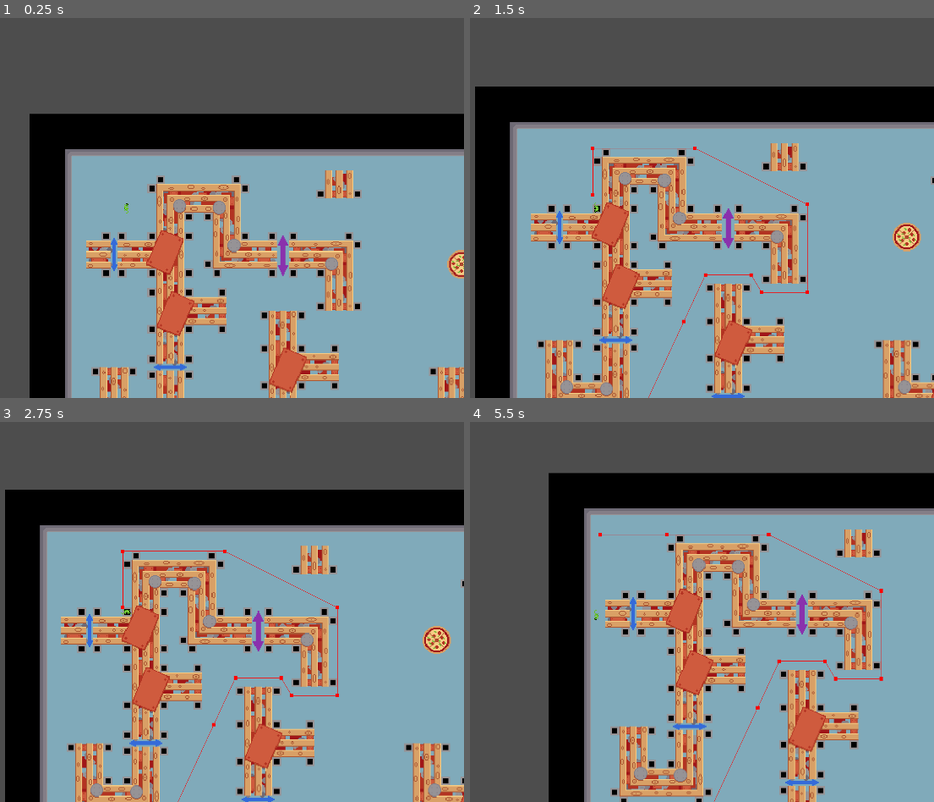
Above: before the commit, frames 1-4 (two rows, left to right).
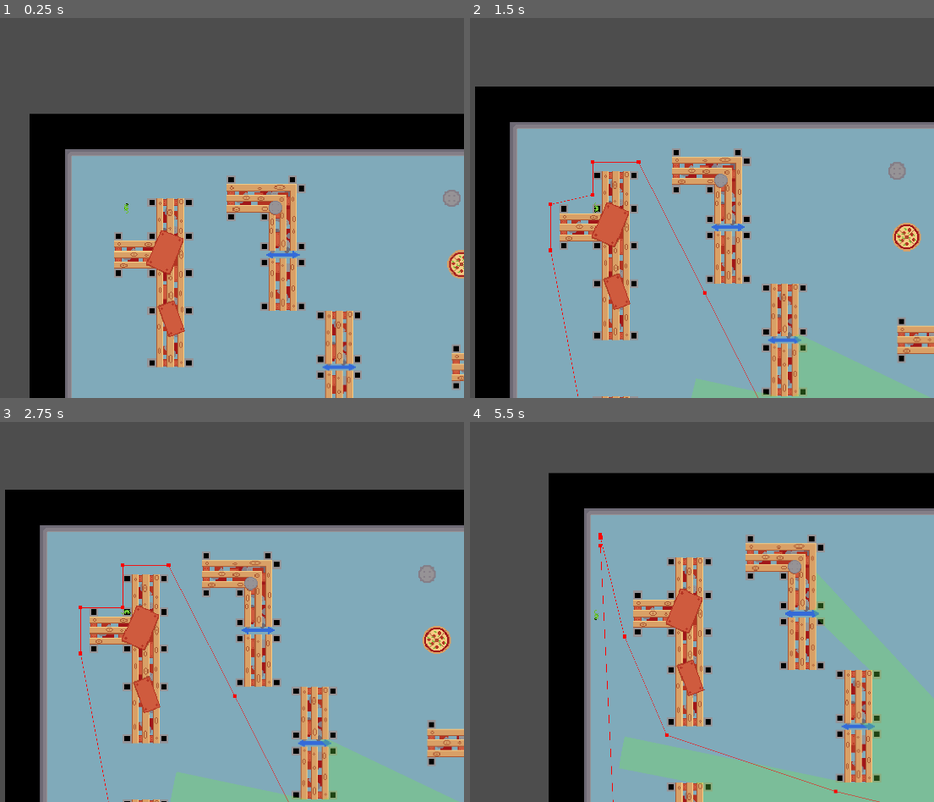
Above: after the commit, the same moments.

Repository: nvbeusekom/GMTK2024
Game: Godot game, scene res://Scenes/main.tscn
Two runs of this game, one before a commit and one after it. Both use one fixed random seed, a clock stepped at 60 frames per second and the inputs below. The engine's default icon, where the game draws it, is replaced by a stand-in: a white triangle on a blue panel in a dark square.
Inputs:
- Up to frame 1 (0.25 s): no input
- Up to frame 2 (1.5 s): tap Enter (emit_sound) at 0.5, 0.6, 1.35 s; hold Right (move_right) 0.53-1.28 s; tap Space at 1.25 s; hold S (move_down) from 1.28 s (still down)
- Up to frame 3 (2.75 s): tap Enter (emit_sound) at 2, 2.1 s; release S (move_down) at 2.03 s; hold Right (move_right) from 2.03 s (still down)
- Up to frame 4 (5.5 s): release Right (move_right) at 2.78 s; hold W (move_up) 2.78-3.53 s; tap Enter (emit_sound) at 2.85, 3.6, 4.25, 4.35, 5.1 s; tap Space at 3.5 s; hold A (move_left) 3.53-5.03 s; hold S (move_down) from 5.03 s (still down)

The runs differ from the first frame. In frame 1, 15% of the frame differs, in the area x 18-100%, y 40-100%; in frame 2, 21%; in frame 3, 22%; in frame 4, 26%, in the area x 27-100%, y 28-100%.

Commit message:
No connections to wall

Diff:
--- a/Scenes/level_gen.gd
+++ b/Scenes/level_gen.gd
@@ -121,18 +121,19 @@
 	navigation_region.bake_navigation_polygon(false);
 
 func generate():
-	# First place walls around the level
+	# First place walls around the level and remove connections to the wall
 	tile_map.set_cell(Vector2i(-1,-1),source_id,top_left_wall_atlas);
 	tile_map.set_cell(Vector2i(width,-1),source_id,top_right_wall_atlas);
 	tile_map.set_cell(Vector2i(-1,height),source_id,bot_left_wall_atlas);
 	tile_map.set_cell(Vector2i(width,height),source_id,bot_right_wall_atlas);
 
+	for i in range(width):
+		tile_map.set_cell(Vector2i(i,-1),source_id,top_wall_atlas);
+		tile_map.set_cell(Vector2i(i,height),source_id,bot_wall_atlas);
 	for i in range(height):
 		tile_map.set_cell(Vector2i(-1,i),source_id,left_wall_atlas);
 		tile_map.set_cell(Vector2i(width,i),source_id,right_wall_atlas);
-	for i in range(width):
-		tile_map.set_cell(Vector2i(i,-1),source_id,top_wall_atlas);
-		tile_map.set_cell(Vector2i(i,height),source_id,bot_wall_atlas);
+
 
 	# Initially, assume that all neighbours are possible everywhere. These arrays are reduced throughout generation
 	var possibilities = {};
@@ -158,6 +159,18 @@
 											horizontal_gap2_atlas,
 											vertical_gap2_atlas,
 											empty_atlas];
+
+
+	for i in range(width):
+		for tile in get_impossible_neighbours(false,"up"):
+			possibilities[Vector2i(i,0)].erase(tile);
+		for tile in get_impossible_neighbours(false,"down"):
+			possibilities[Vector2i(i,height-1)].erase(tile);
+	for i in range(width):
+		for tile in get_impossible_neighbours(false,"left"):
+			possibilities[Vector2i(0,i)].erase(tile);
+		for tile in get_impossible_neighbours(false,"right"):
+			possibilities[Vector2i(width-1,i)].erase(tile);
 
 	# Make array of cells that are on the edge for efficiency
 	var cells_on_edge = [Vector2i(0,0)];
